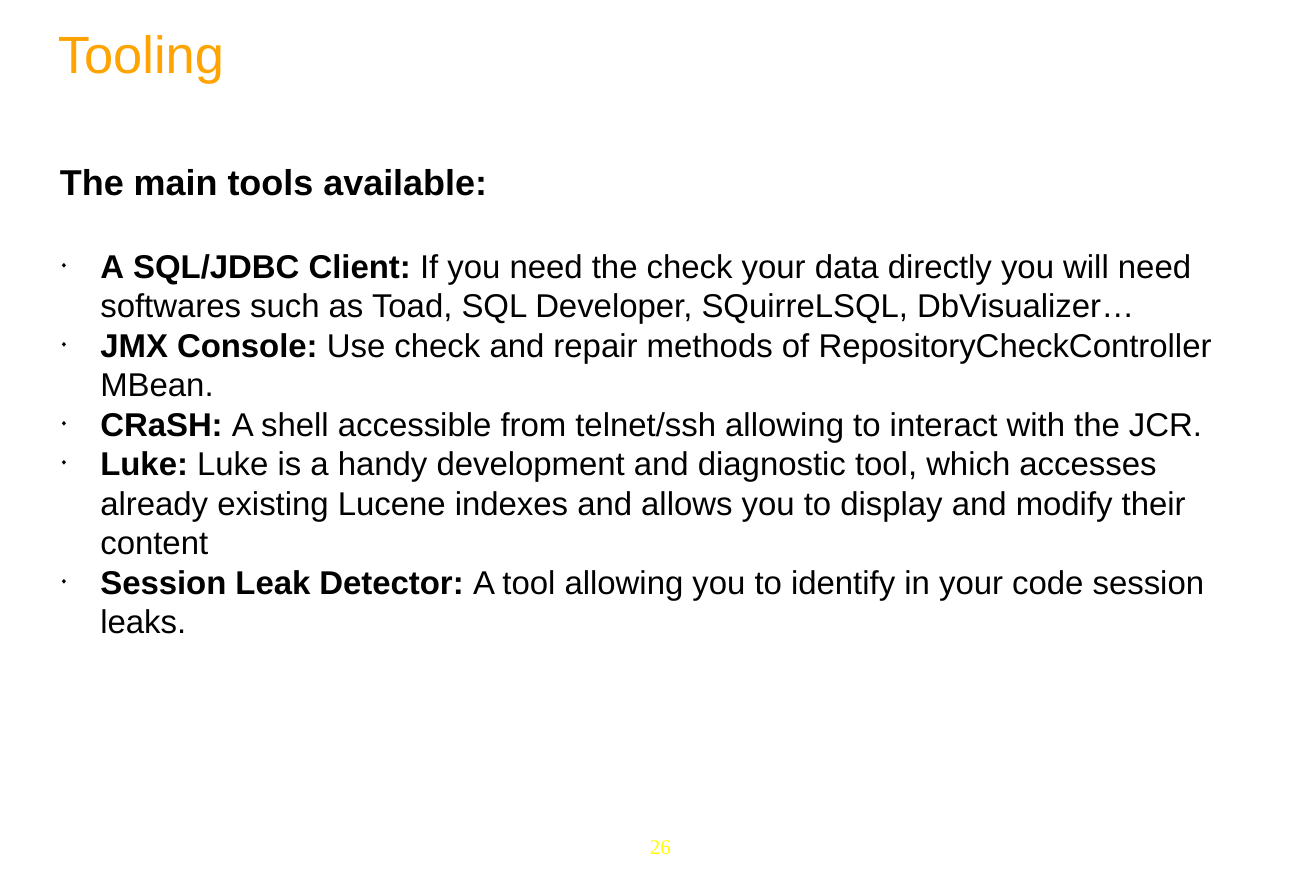
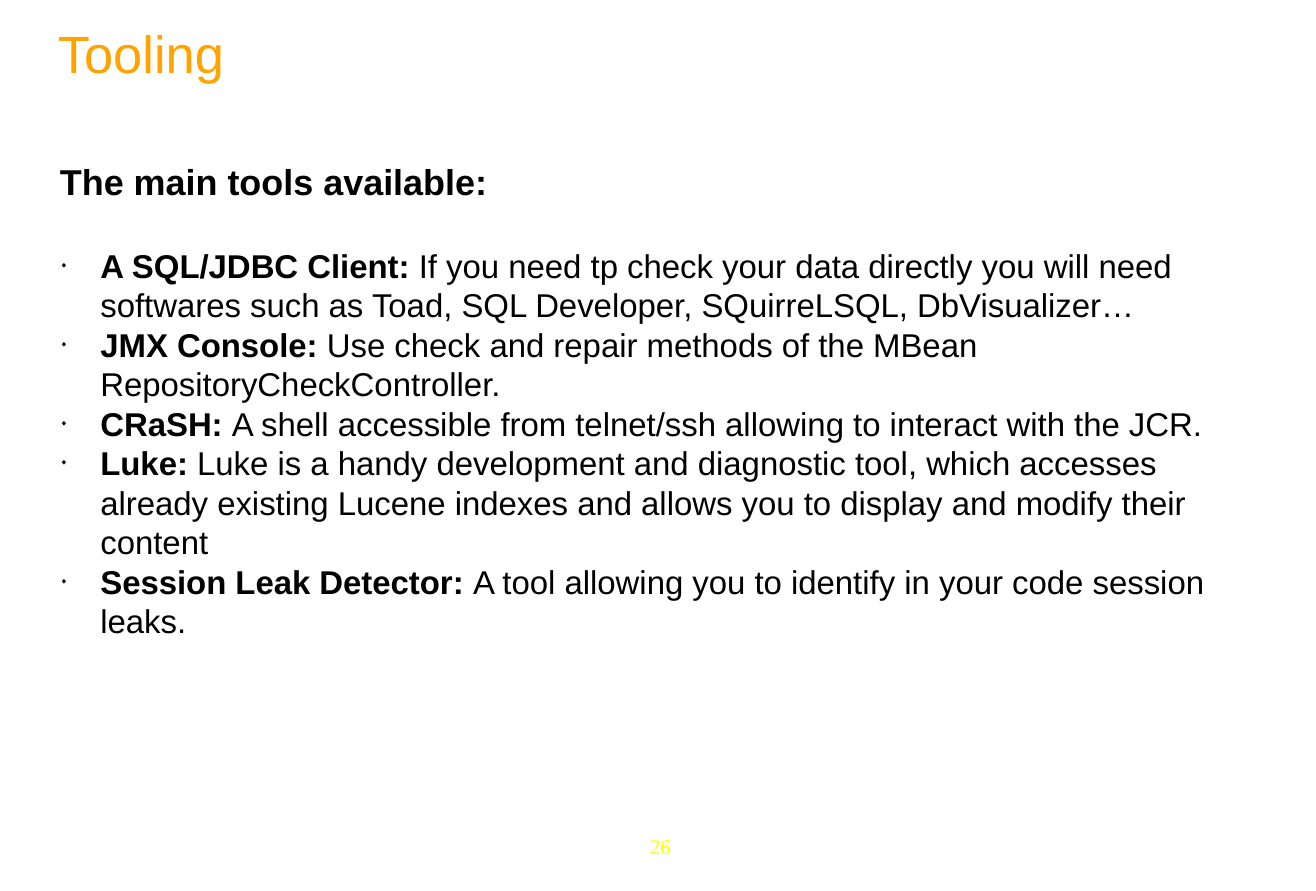
Before and after one commit to anhvurz90/training, a slide deck: slide 26 of JPP6-JCR/Day-4.pptx. Drawn at 1316x891 pixels with LibreOffice and Linux fonts; fonts in the diff are those of the drawing; background and template pictures are left out. Boxes give left, top, right and bottom in pixels: in the first picture for what was removed or moved away, otherwise in the second. Text is boxed around its words. In the diff, an @@ line names an element or a change of style, - is before the commit and + after.

```diff
--- a/JPP6-JCR/Day-4.pptx
+++ b/JPP6-JCR/Day-4.pptx
@@ text at (100, 254, 1172, 403): text changed @@
-◆ A SQL/JDBC Client: If you need the check your data directly you will need softwares such as Toad, SQL Developer, SQuirreLSQL, DbVisualizer…
-◆ JMX Console: Use check and repair methods of RepositoryCheckController MBean.
+◆ A SQL/JDBC Client: If you need tp check your data directly you will need softwares such as Toad, SQL Developer, SQuirreLSQL, DbVisualizer…
+◆ JMX Console: Use check and repair methods of the MBean RepositoryCheckController.
```
Also in this commit, not shown: 14 other slides changed, 3 other files.
